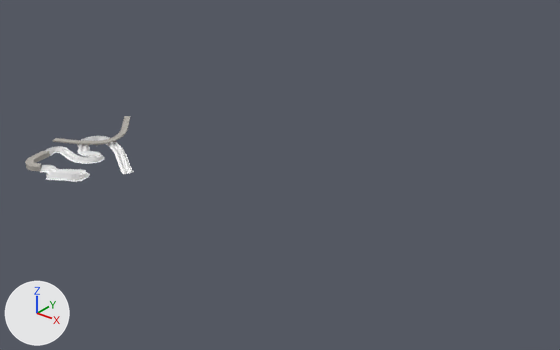
The FBX model Assets/Static/City/City 1-1/city1-1.fbx, before and after one commit.
Rendered twice from a 50 mm lens placed at (44.4, -28.1, 22.4), pointed at (14.3, 9.5, -1.0). The axes (+X, +Y, +Z) are drawn at lower left. The lights are the same throughout. Where no turn or scale is listed for an object, it has been applied to the vertices.
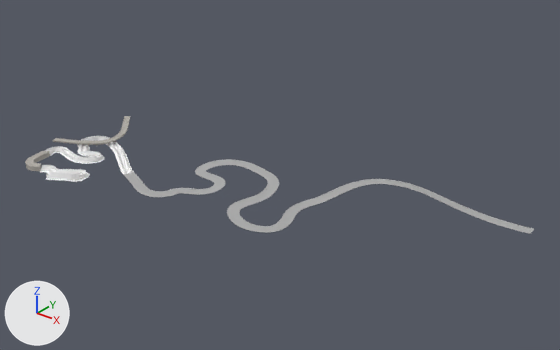
What differs and where, as boxes [x1, y1, x2, y2] in the pictures (560 x 350 px):
'polySurface37', added
    after: [124, 159, 534, 234]

The change, as a diff of the scene's bpy script:
```diff
--- a/Assets/Static/City/City 1-1/city1-1.fbx.py
+++ b/Assets/Static/City/City 1-1/city1-1.fbx.py
@@ mat_blinn1 @@
+mat_blinn1 = principled_material('blinn1')
+mat_blinn1.base_color = (0.416, 0.416, 0.416)  # grey #adadad
+mat_blinn1.roughness = 0.749
@@ me_mesh_026 @@
+me_mesh_026.from_pydata(...)  # 4833 vertices, 4820 faces; spans x -0.2..25.0, y -1.5..13.9, z -2.0..0.2
+me_mesh_026.materials.append(mat_blinn1)  # grey #adadad
@@ ob_polysurface37 @@
+ob_polysurface37 = bpy.data.objects.new('polySurface37', me_mesh_026)
+ob_polysurface37.location = (4.25, 4.54, -1.99)
```
